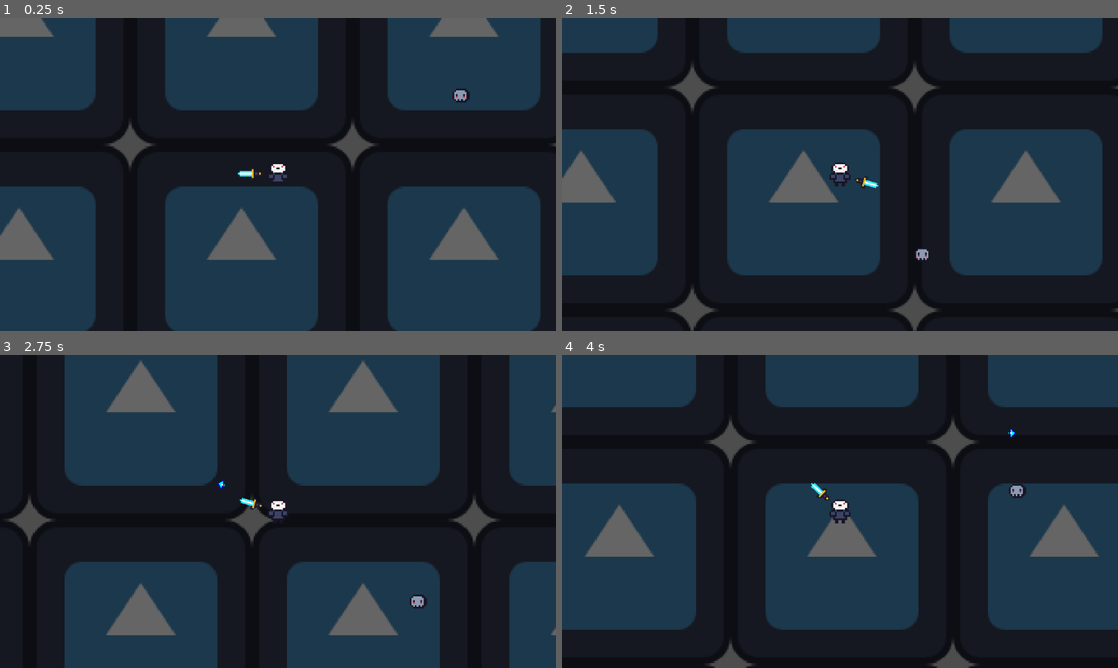
Above: before the commit, frames 1-4 (two rows, left to right).
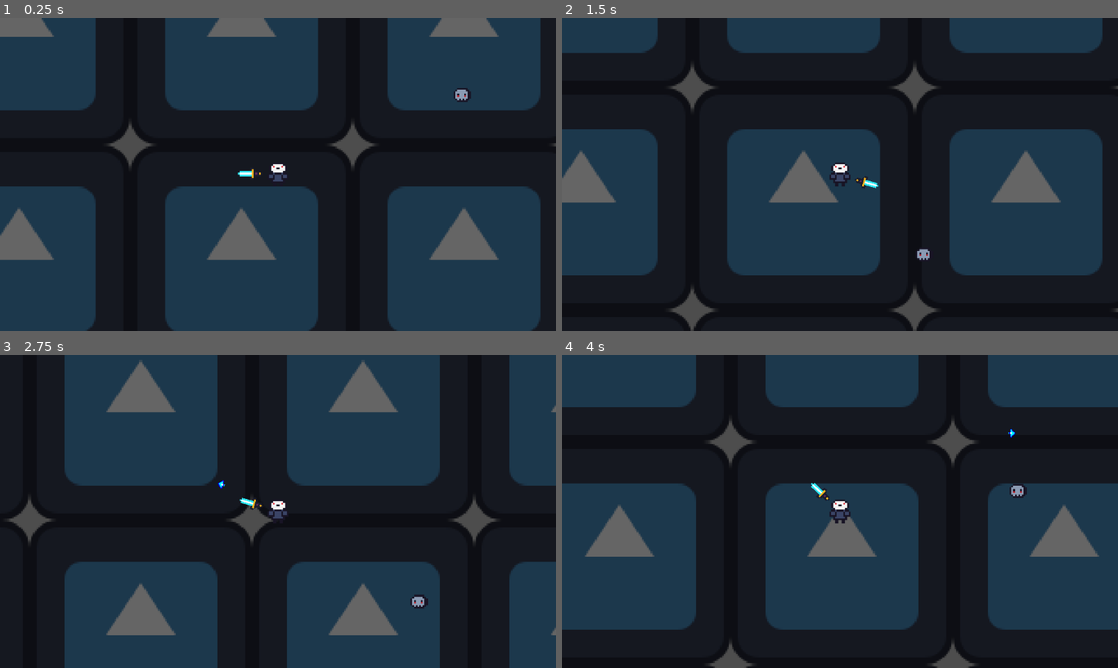
Above: after the commit, the same moments.

Repository: hanssantos02/the-under-forge
Game: Godot game, scene res://scenes/main.tscn
The game is run twice, just before and just after one commit, with the same random seed, the same clock (stepped at 60 frames per second) and the same inputs. The engine's default icon, where the game draws it, is replaced by a stand-in: a white triangle on a blue panel in a dark square.
Inputs (mouse positions are in pixels of both pictures, inside the frame that each line leads up to):
- Up to frame 1 (0.25 s): no input
- Up to frame 2 (1.5 s): tap Enter (ui_accept) at 0.5, 0.77 s; move the mouse to (812, 237) at 0.52 s; hold W (move_up) from 0.53 s (still down); move the mouse to (1006, 221) at 1.27 s
- Up to frame 3 (2.75 s): tap Enter (ui_accept) at 1.52 s; move the mouse to (111, 464) at 2.02 s; release W (move_up) at 2.03 s; hold A (move_left) from 2.03 s (still down)
- Up to frame 4 (4 s): move the mouse to (867, 511) at 2.77 s; tap Enter (ui_accept) at 3.02, 3.77 s; move the mouse to (756, 433) at 3.52 s; release A (move_left) at 3.53 s; hold S (move_down) from 3.53 s (still down)

The runs differ from the first frame. In frame 1, less than 0.1% of the frame differs, in the area x 81-85%, y 22-27%; in frame 2, less than 0.1%; in frame 3, less than 0.1%; in frame 4, less than 0.1%.

Commit message:
fix enemy script
fixed enemy bug where it does not chase the new player instance when respawned

Diff:
--- a/scripts/enemy.gd
+++ b/scripts/enemy.gd
@@ -3,11 +3,11 @@
 @export var speed: float = 50.0
 var player
 
-func _ready() -> void:
-	player = get_tree().get_first_node_in_group("player")
 
 func _physics_process(_delta: float) -> void:
-	if player != null:
+	if not is_instance_valid(player):
+		player = get_tree().get_first_node_in_group("player")
+	else:
 		var direction = global_position.direction_to(player.global_position)
 		velocity = direction * speed
 		move_and_slide()
--- a/scripts/main.gd
+++ b/scripts/main.gd
@@ -4,7 +4,6 @@
 var is_respawning: bool = false
 
 func _on_player_died() -> void:
-	print("This is working")
 	is_respawning = true
 
 func _unhandled_input(event: InputEvent) -> void:
